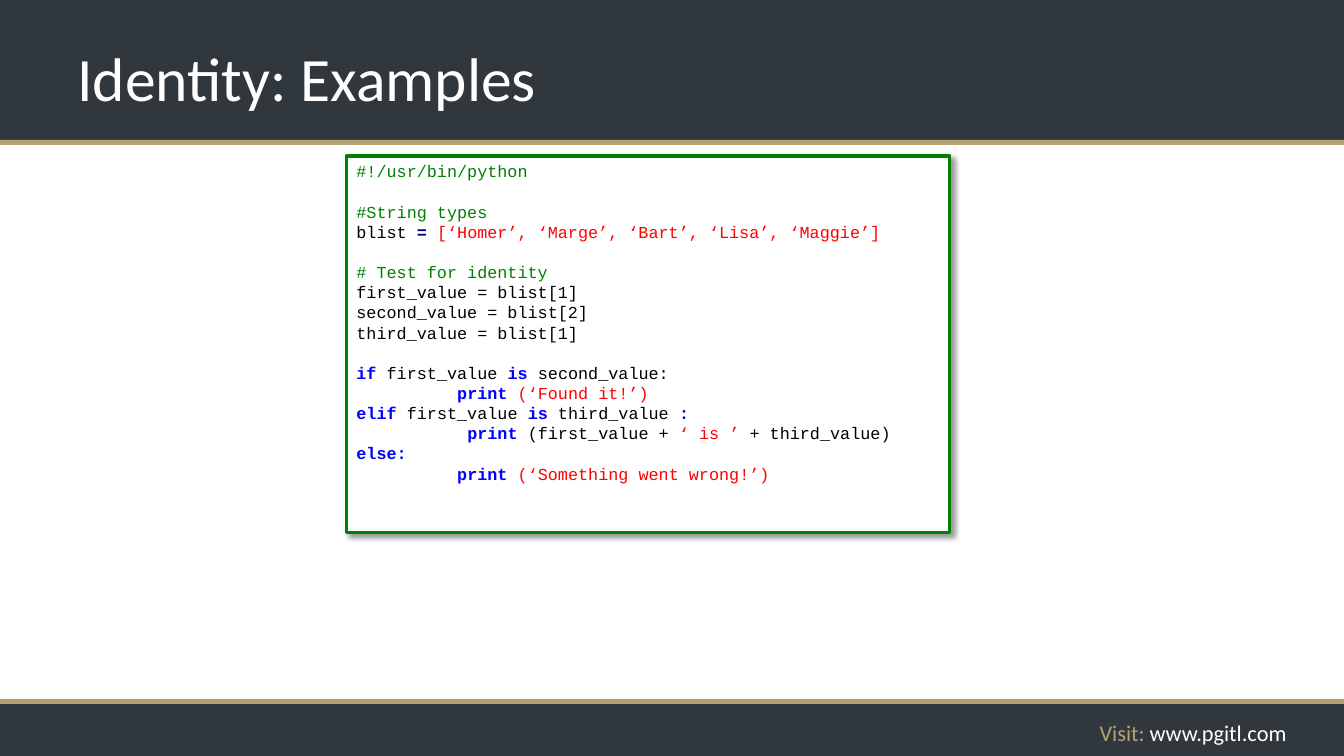
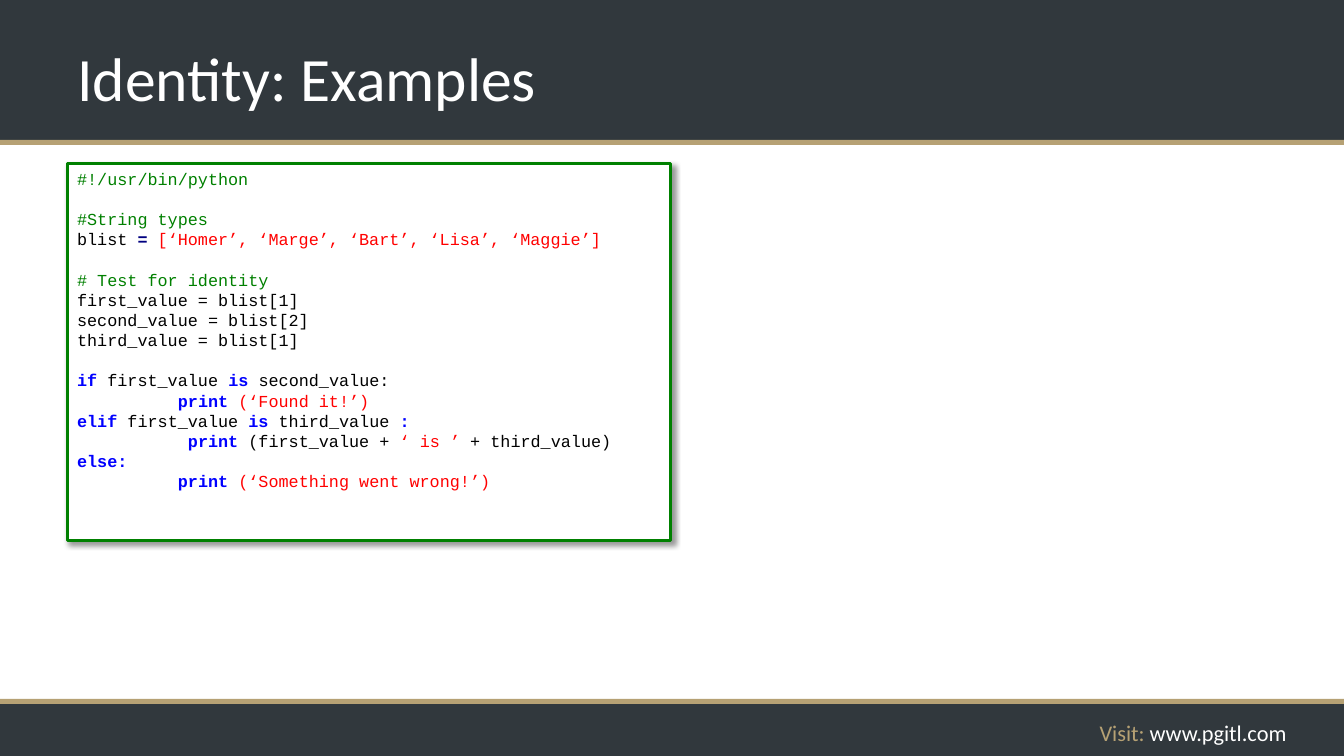
Before and after one commit to rikkouri/project-a, a slide deck: slide 94 of Programming Foundations.pptx (slide 93 before the commit). Drawn at 1344x756 pixels with LibreOffice and Linux fonts; fonts in the diff are those of the drawing; background and template pictures are left out. Boxes give left, top, right and bottom in pixels: in the first picture for what was removed or moved away, otherwise in the second. Text is boxed around its words. In the diff, an @@ line names an element or a change of style, - is before the commit and + after.

```diff
--- a/Programming Foundations.pptx
+++ b/Programming Foundations.pptx
@@ rectangle "#!/usr/bin/python": place and size @@
-rectangle "#!/usr/bin/python" at (347, 156, 950, 533)
+rectangle "#!/usr/bin/python" at (68, 163, 670, 540)
```
Also in this commit, not shown: 2 other slides changed, 3 slides added, 2 slides removed.
